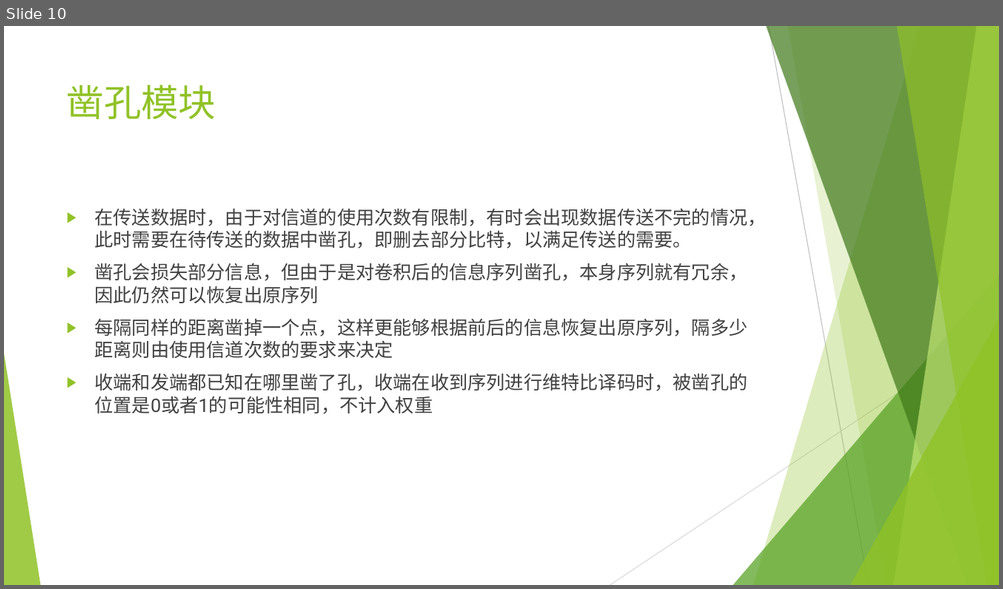
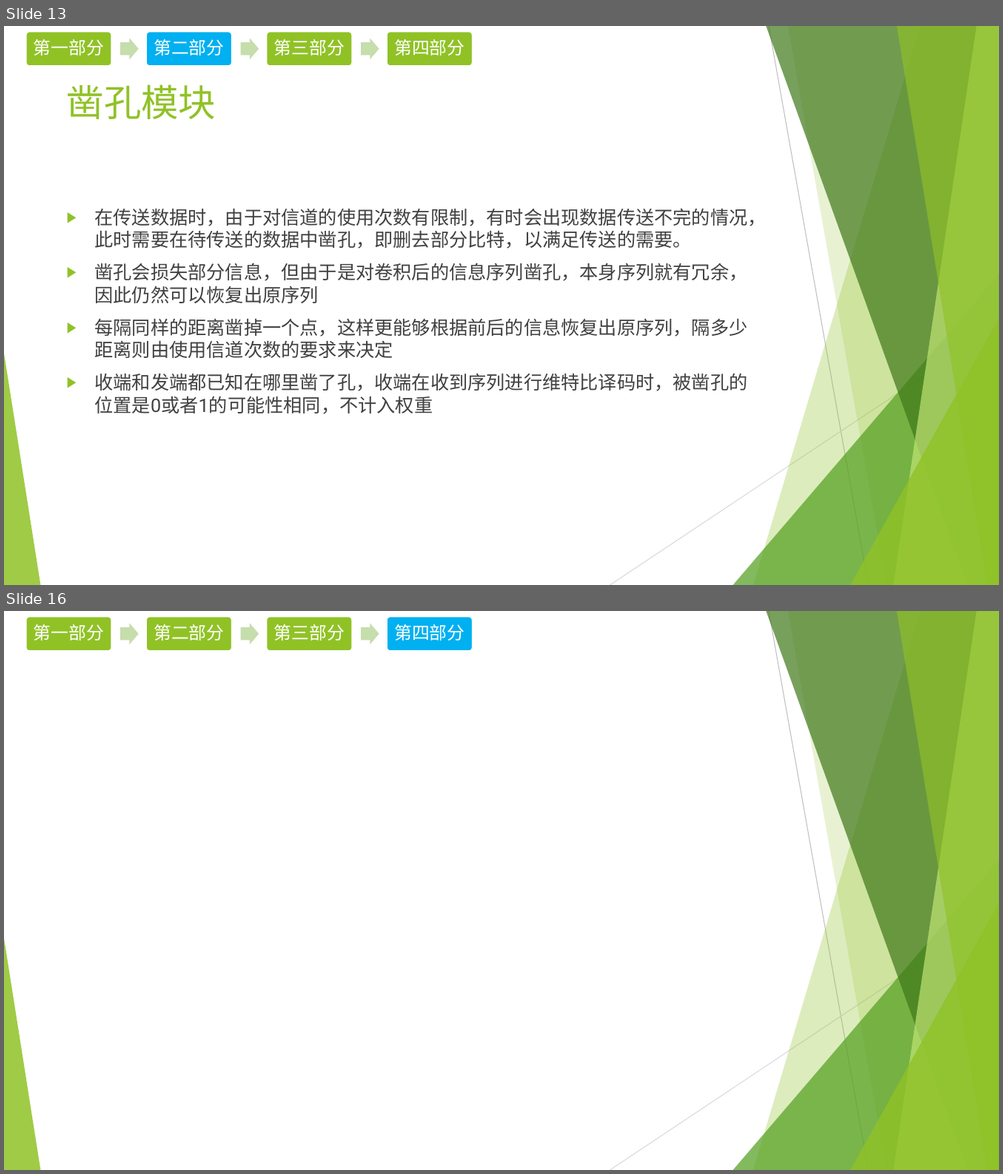
Before and after one commit to EECodingPresentation/project1, a slide deck: v1.pptx. Shown one above the other, each under a label of ours: slide 10 before the commit, slides 13 and 16 after it; the slides between them are not shown. The pictures are 1003x589 and 1003x1174 pixels, drawn with LibreOffice and Linux fonts; fonts in the diff are those of the drawing. Boxes give left, top, right and bottom in pixels: in the first picture for what was removed or moved away, otherwise in the second. Text is boxed around its words. In the diff, an @@ line names an element or a change of style, - is before the commit and + after.

Commit message:
更新ppt，新增分工、流程图等；待完善的包含第四部分的内容、分些和结果等

```diff
--- a/v1.pptx
+++ b/v1.pptx
@@ slide 16 added at (4,611,999,1170), background #FFFFFF; not listed: 10 template elements that a slide beside it also shows @@
@@ group added at (25,616,472,651): 4 rounded rectangles, 4 texts, 3 right arrows @@
+第一部分
+第二部分
+第三部分
+第四部分
@@ what was slide 10 is now slide 13 @@
@@ slide 13 changed as well @@
@@ group added at (25,31,472,66): 4 rounded rectangles, 4 texts, 3 right arrows @@
+第一部分
+第二部分
+第三部分
+第四部分
```
Also in this commit, not shown: 9 other slides changed, 6 other slides added, 2 slides removed.
